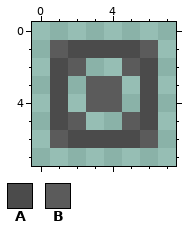
Pixel-art file: sprites/lantern.aseprite. The picture above was drawn from the file before the commit.
8x8 pixels, 1 frame. Colours within 5 levels of each other are drawn and written as one.
Palette (. is transparent): A #4b4b4b  B #5b5b5b
Pixels before, first column x 1:
1 BAAAAB
2 AB..BA
3 A.BB.A
4 A.BB.A
5 AB..BA
6 BAAAAB
Once edited:
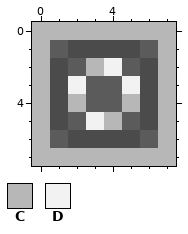
Colours new in this view: C #b7b7b7  D #f2f2f2
Change:
layer "Layer 2" added
Changed rows in their new state; - is an unchanged pixel.
Layer "Layer 2":
first column x 0:
0 CCCCCCCC
1 C------C
2 C--CD--C
3 C-D--D-C
4 C-C--C-C
5 C--DC--C
6 C------C
7 CCCCCCCC
Changed places in both pictures, as pixel boxes (x1, y1, x2, y2):
added: (32, 22, 176, 166)
